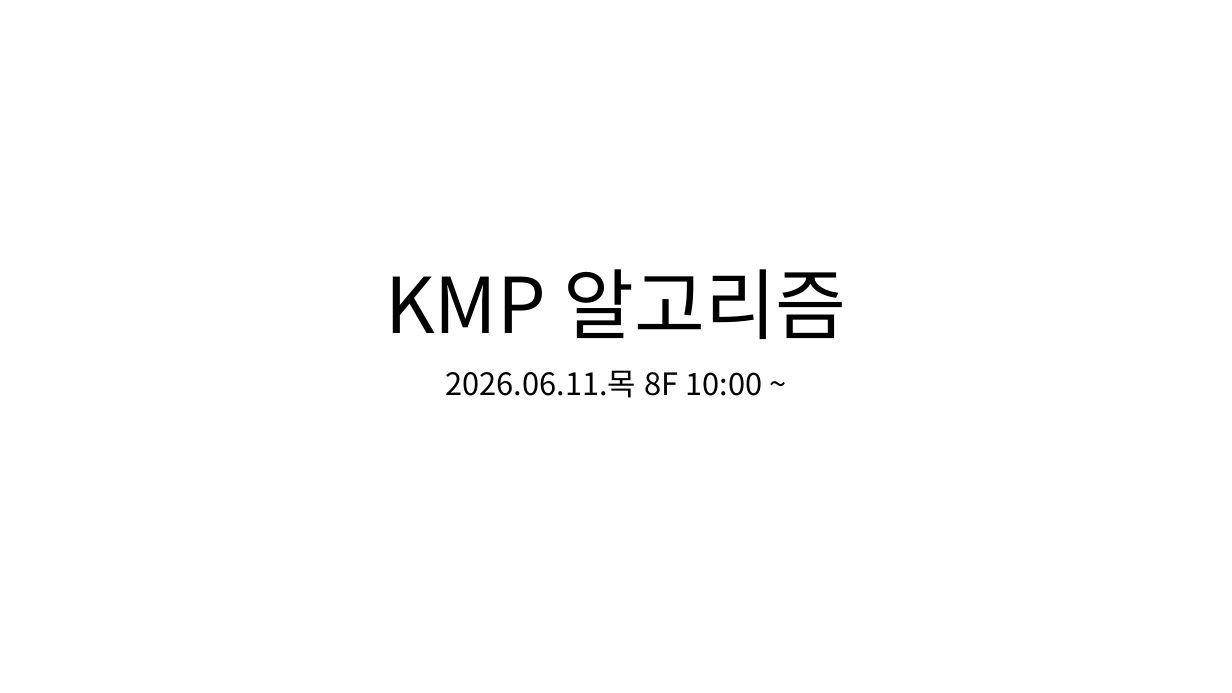
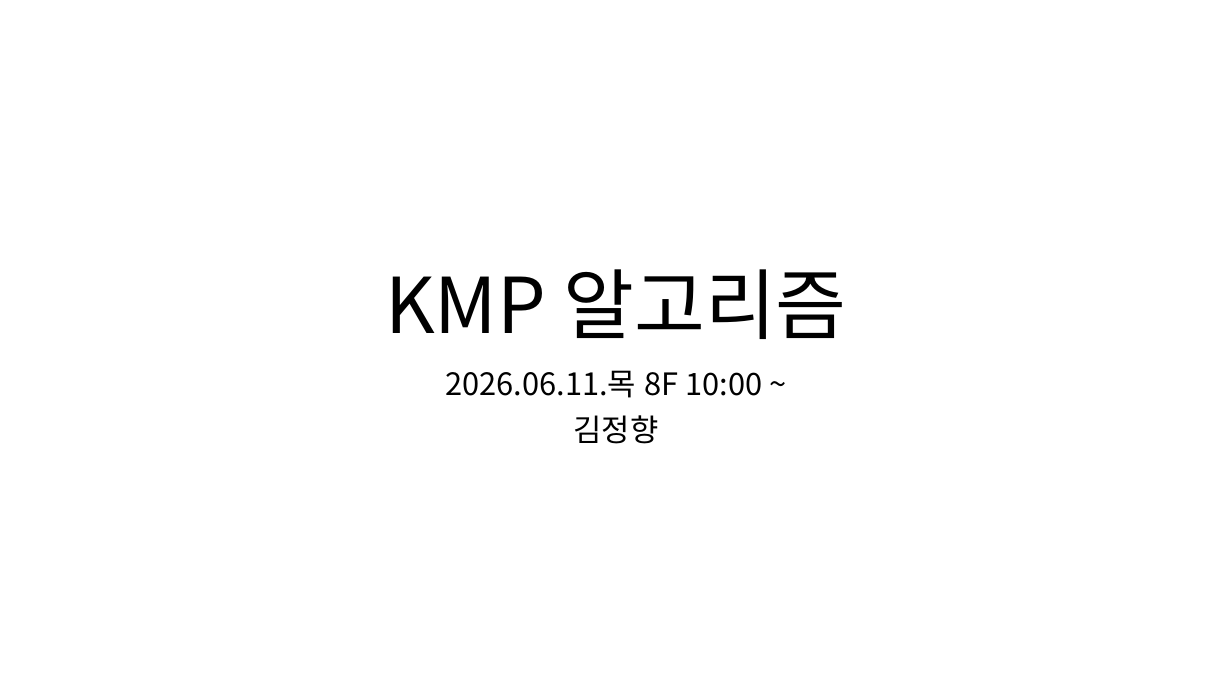
Before and after one commit to zeonyani/presentation, a slide deck: slide 1 of kmp/KMP 알고리즘 세미나.pptx. Drawn at 1232x693 pixels with LibreOffice and Linux fonts; fonts in the diff are those of the drawing. Boxes give left, top, right and bottom in pixels: in the first picture for what was removed or moved away, otherwise in the second. Text is boxed around its words. In the diff, an @@ line names an element or a change of style, - is before the commit and + after.

Commit message:
kmp 알고리즘 세미나 ppt 최종본

```diff
--- a/kmp/KMP 알고리즘 세미나.pptx
+++ b/kmp/KMP 알고리즘 세미나.pptx
@@ subtitle at (x1=573, y1=415, x2=658, y2=444): paragraph added @@
+김정향
```
Also in this commit, not shown: 4 other slides changed, 44 slides added.
